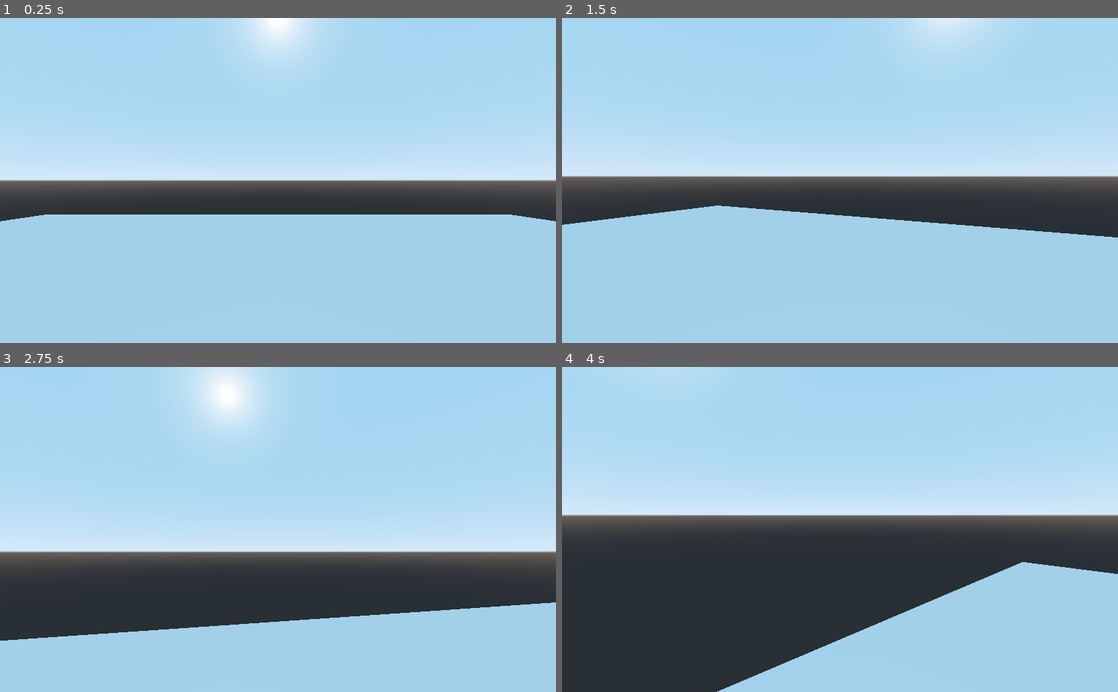
Above: before the commit, frames 1-4 (two rows, left to right).
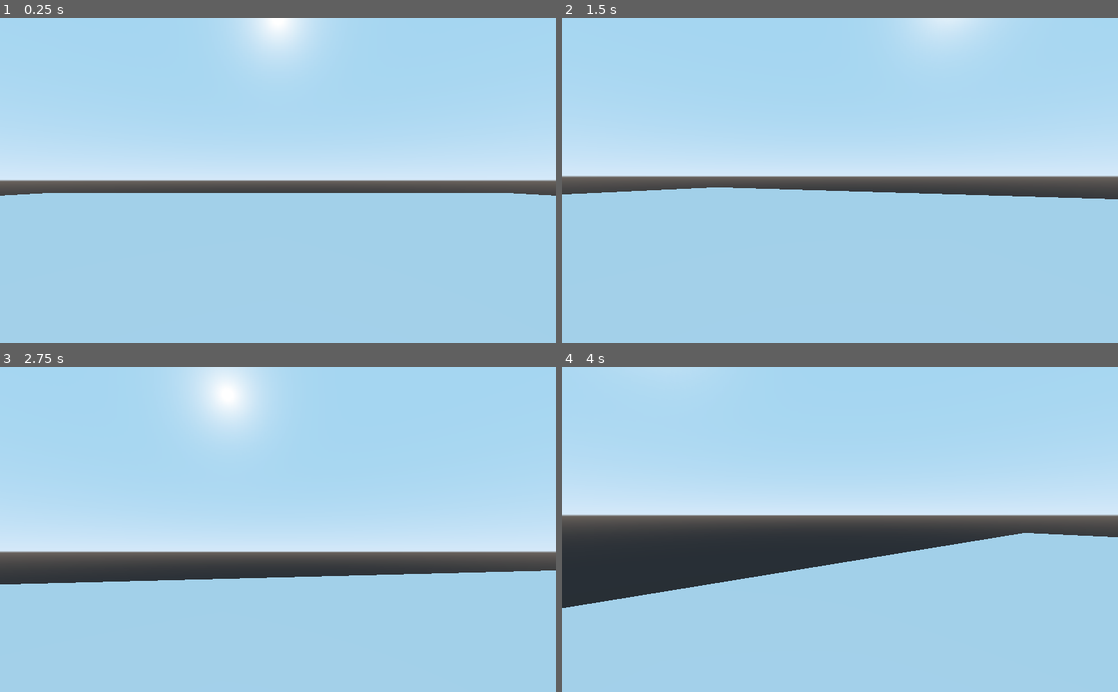
Above: after the commit, the same moments.

Repository: Xwilarg/EscapeTheCrunch
Game: Godot game, scene res://Resources/Scenes/FPSController.tscn
Two runs of this game, one before a commit and one after it. Both use one fixed random seed, a clock stepped at 60 frames per second and the inputs below.
Inputs (mouse positions are in pixels of both pictures, inside the frame that each line leads up to):
- Up to frame 1 (0.25 s): no input
- Up to frame 2 (1.5 s): tap Enter at 0.5 s; move the mouse to (867, 180) at 0.52 s; hold W (move_forward) from 0.53 s (still down); move the mouse to (812, 180) at 1.27 s
- Up to frame 3 (2.75 s): keep holding W (move_forward); move the mouse to (289, 523) at 2.02 s
- Up to frame 4 (4 s): keep holding W (move_forward); move the mouse to (834, 536) at 2.77 s; move the mouse to (878, 532) at 3.52 s

The runs differ from the first frame. In frame 1, 6.7% of the frame differs, in the area x 0-100%, y 53-63%; in frame 2, 8.3%; in frame 3, 14%; in frame 4, 22%, in the area x 0-100%, y 51-100%.

Commit message:
Working Network

Diff:
--- /dev/null
+++ b/Resources/GameWorld.tscn
@@ -0,0 +1,65 @@
+[gd_scene load_steps=8 format=2]
+
+[ext_resource path="res://Resources/Network/NetworkSetup.tscn" type="PackedScene" id=1]
+[ext_resource path="res://Resources/World.gd" type="Script" id=2]
+
+[sub_resource type="CubeMesh" id=3]
+
+[sub_resource type="SpatialMaterial" id=4]
+albedo_color = Color( 0.658824, 0.0235294, 0.0235294, 1 )
+
+[sub_resource type="BoxShape" id=5]
+
+[sub_resource type="PlaneMesh" id=1]
+size = Vector2( 100, 100 )
+
+[sub_resource type="SpatialMaterial" id=2]
+albedo_color = Color( 0.278431, 0.27451, 0.27451, 1 )
+metallic = 0.19
+roughness = 0.73
+
+[node name="Spatial" type="Spatial"]
+
+[node name="NetworkSetup" parent="." instance=ExtResource( 1 )]
+
+[node name="MeshInstance2" type="MeshInstance" parent="."]
+transform = Transform( 1, 0, 0, 0, 20, 0, 0, 0, 10, 0, 0, -51.6959 )
+mesh = SubResource( 3 )
+skeleton = NodePath("../MeshInstance")
+material/0 = SubResource( 4 )
+
+[node name="CollisionShape" type="CollisionShape" parent="MeshInstance2"]
+shape = SubResource( 5 )
+
+[node name="MeshInstance" type="MeshInstance" parent="."]
+mesh = SubResource( 1 )
+material/0 = SubResource( 2 )
+script = ExtResource( 2 )
+
+[node name="Spawns" type="Spatial" parent="MeshInstance"]
+
+[node name="Spawn 1" type="Spatial" parent="MeshInstance/Spawns"]
+transform = Transform( 1, 0, 0, 0, 1, 0, 0, 0, 1, 0.0336923, 0, 0.59173 )
+
+[node name="Spawn 2" type="Spatial" parent="MeshInstance/Spawns"]
+transform = Transform( 1, 0, 0, 0, 1, 0, 0, 0, 1, -0.633285, -4.76837e-08, 0.195683 )
+
+[node name="Spawn 3" type="Spatial" parent="MeshInstance/Spawns"]
+transform = Transform( 1, 0, 0, 0, 1, 0, 0, 0, 1, 0.292838, -4.76837e-08, -0.482741 )
+
+[node name="Spawn 4" type="Spatial" parent="MeshInstance/Spawns"]
+transform = Transform( 1, 0, 0, 0, 1, 0, 0, 0, 1, -0.279474, 0, 0.271176 )
+
+[node name="Spawn 5" type="Spatial" parent="MeshInstance/Spawns"]
+transform = Transform( 1, 0, 0, 0, 1, 0, 0, 0, 1, 0.294486, 0, 0.26483 )
+
+[node name="Spawn 6" type="Spatial" parent="MeshInstance/Spawns"]
+transform = Transform( 1, 0, 0, 0, 1, 0, 0, 0, 1, -0.491066, 0, -0.389642 )
+
+[node name="Spawn 7" type="Spatial" parent="MeshInstance/Spawns"]
+transform = Transform( 1, 0, 0, 0, 1, 0, 0, 0, 1, 0.583927, -4.76837e-08, -0.346686 )
+
+[node name="Spawn 8" type="Spatial" parent="MeshInstance/Spawns"]
+transform = Transform( 1, 0, 0, 0, 1, 0, 0, 0, 1, -0.481162, 0, 0.639208 )
+
+[node name="Timer" type="Timer" parent="."]
--- a/Resources/Network/Network.gd
+++ b/Resources/Network/Network.gd
@@ -10,6 +10,7 @@
 var current_player_username = "";
 
 var team = 0
+var playerID = -1
 
 var peers = [];
 var teams = [];
@@ -21,15 +22,28 @@
 	get_tree().connect("network_peer_connected", self, "_peer_connected");
 	get_tree().connect("network_peer_disconnected", self, "_peer_disconnected");
 
+func spawn_player(nom) -> void:
+	var rng = RandomNumberGenerator.new()
+	rng.randomize()
+	var spawns = get_node("/root/Spatial/MeshInstance/Spawns").get_children()
+	var pl = load("res://Resources/Scenes/Player.tscn")
+	var nb = rng.randi_range(0, spawns.size() - 1)
+	var instance = pl.instance()
+	instance.name = nom;
+	instance.translation = spawns[nb].translation;
+	get_node("/root/Spatial/MeshInstance/").add_child(instance);
+
 func create_server() -> void:
 	print("creating server");
 	server = NetworkedMultiplayerENet.new();
 	server.create_server(int(defaultPort), MAX_CLIENTS);
 	get_tree().set_network_peer(server);
-#	var timer = get_node("/root/World/Timer");
-#	timer.set_wait_time(0.05);
-#	timer.connect("timeout", get_node("/root/World/Game World"), "_refresh_game");
-#	timer.start();
+	playerID = "PlayerServer"
+	spawn_player(playerID);
+	var timer = get_node("/root/Spatial/Timer");
+	timer.set_wait_time(0.05);
+	timer.connect("timeout", get_node("/root/Spatial/MeshInstance/"), "_refresh_game");
+	timer.start();
 
 func join_server() -> void:
 	client = NetworkedMultiplayerENet.new()
@@ -63,7 +77,7 @@
 func _peer_connected(id):
 	peers.append(id);
 	teams.append(0);
-	rpc_id(id, "r_set_team", 0);
+	rpc_id(id, "r_init_player", "Player" + str(id));
 	print("Player id: " + str(id) + " connected");
 	print(peers);
 	print(teams);
@@ -79,5 +93,7 @@
 	print("Player id: " + str(id) + " disconnected");
 	print(peers);
 
-puppet func r_set_team(s_team):
-	team = s_team;
+puppet func r_init_player(r_playerID):
+	team = 1;
+	playerID = r_playerID;
+	spawn_player(playerID);
--- /dev/null
+++ b/Resources/Player/Dummy/PlayerDummy.gd
@@ -0,0 +1,16 @@
+extends Entity
+
+
+# Declare member variables here. Examples:
+# var a = 2
+# var b = "text"
+
+
+# Called when the node enters the scene tree for the first time.
+func _ready():
+	pass # Replace with function body.
+
+
+# Called every frame. 'delta' is the elapsed time since the previous frame.
+#func _process(delta):
+#	pass
--- /dev/null
+++ b/Resources/Player/Dummy/PlayerDummy.tscn
@@ -0,0 +1,23 @@
+[gd_scene load_steps=5 format=2]
+
+[ext_resource path="res://Resources/Player/Dummy/PlayerDummy.gd" type="Script" id=2]
+
+[sub_resource type="CapsuleShape" id=3]
+
+[sub_resource type="CapsuleMesh" id=4]
+
+[sub_resource type="SpatialMaterial" id=5]
+albedo_color = Color( 0.376471, 0.529412, 0.894118, 1 )
+metallic = 0.26
+roughness = 0.64
+
+[node name="PlayerDummy" type="KinematicBody"]
+script = ExtResource( 2 )
+
+[node name="CollisionShape" type="CollisionShape" parent="."]
+transform = Transform( 0.4, 0, 0, 0, -1.74846e-08, -0.6, 0, 0.4, -2.62268e-08, 0, 0.9, 0 )
+shape = SubResource( 3 )
+
+[node name="MeshInstance" type="MeshInstance" parent="CollisionShape"]
+mesh = SubResource( 4 )
+material/0 = SubResource( 5 )
--- a/Resources/Scenes/Player.tscn
+++ b/Resources/Scenes/Player.tscn
@@ -1,22 +1,18 @@
-[gd_scene load_steps=4 format=2]
+[gd_scene load_steps=3 format=2]
 
 [ext_resource path="res://Resources/Scenes/PlayerController.gd" type="Script" id=1]
 
 [sub_resource type="CapsuleShape" id=3]
 
-[sub_resource type="CapsuleMesh" id=4]
-
 [node name="Player" type="KinematicBody"]
-transform = Transform( 1, 0, 0, 0, -4.37114e-08, -1, 0, 1, -4.37114e-08, 0, 2.83629, 0 )
+transform = Transform( 1, 0, 0, 0, -4.37114e-08, -1, 0, 1, -4.37114e-08, 0, 0, 0 )
 script = ExtResource( 1 )
 speed = 5
 xSens = -0.5
 
 [node name="CollisionShape" type="CollisionShape" parent="."]
+transform = Transform( 0.4, 0, 0, 0, 0.4, 0, 0, 0, 0.6, 0, 0, -0.9 )
 shape = SubResource( 3 )
 
-[node name="MeshInstance" type="MeshInstance" parent="CollisionShape"]
-mesh = SubResource( 4 )
-
 [node name="Camera" type="Camera" parent="."]
-transform = Transform( 1, -1.31134e-07, 5.73206e-15, -5.73206e-15, -7.10543e-15, 1, -1.31134e-07, -1, -7.10543e-15, 0, -4.81413e-08, -1.10135 )
+transform = Transform( 1, 0, 0, 0, -4.37114e-08, 1, 0, -1, -4.37114e-08, 0, -0.0577113, -1.3914 )
--- /dev/null
+++ b/Resources/World.gd
@@ -0,0 +1,83 @@
+extends Spatial
+
+
+# Declare member variables here.
+#var GameWorld = get_tree().get_root().find_node("Game World");
+
+
+# Called when the node enters the scene tree for the first time.
+var timer;
+
+func _ready():
+	pass;
+
+var PlayD = preload("res://Resources/Player/Dummy/PlayerDummy.tscn");
+
+func create_entity(UInfo):
+	var Instance;
+	if UInfo["type"] == "Player":
+		Instance = PlayD.instance();
+	else:
+		pass
+	Instance.name = UInfo["name"];
+	Instance.translation = UInfo["pos"];
+	self.add_child(Instance);
+
+func update_unit(NewData, currentUnit):
+	currentUnit.translation = NewData["pos"];
+
+func prepare_packet(obj):
+	var packet = {};
+	packet["name"] = obj.get_name();
+	if "Player" in obj.get_name():
+		packet["type"] = "Player";
+	else:
+		packet["type"] = "terrain";
+	packet["pos"] = obj.translation;
+	return packet;
+
+func _refresh_game():
+	var GameWorld = [];
+	var _i = 0;
+	var tmp = {};
+	var NodeTmp = null;
+	while _i < self.get_child_count():
+		NodeTmp = self.get_child(_i);
+		tmp = prepare_packet(NodeTmp);
+		if (tmp["type"] != "terrain"):
+			GameWorld.append(tmp);
+		_i += 1;
+	if (Network.peers.size() > 0):
+		rpc_unreliable("r_refresh_game", GameWorld);
+
+
+remote func r_refresh_game(s_NewGameWorld):
+	var GameWorld = [];
+	var _i = 0;
+	var tmp = null;
+	while _i < self.get_child_count():
+		GameWorld.append(self.get_child(_i).name);
+		_i += 1;
+	for _x in s_NewGameWorld:
+		if (_x["name"] != Network.playerID):
+			if (GameWorld.find(_x["name"]) == -1):
+					create_entity(_x);
+			tmp = get_node_or_null("/root/Spatial/MeshInstance/" + _x["name"]);
+			if tmp:
+				update_unit(_x, tmp);
+			GameWorld.erase(_x);
+		#if GameWorld.size() > 0:
+		#	for _x in GameWorld:
+	tmp = get_node_or_null("/root/Spatial/MeshInstance/" + Network.playerID);
+	if tmp:
+		var toSend = prepare_packet(tmp);
+		rpc_id(1, "r_update_player", toSend);
+
+remote func r_update_player(toUpdate):
+	var currentData = get_node_or_null("/root/Spatial/MeshInstance/" + toUpdate["name"]);
+	if currentData:
+		update_unit(toUpdate, currentData);
+	else:
+		create_entity(toUpdate);
+		currentData = get_node_or_null("/root/Spatial/MeshInstance/" + toUpdate["name"]);
+		update_unit(toUpdate, currentData);
